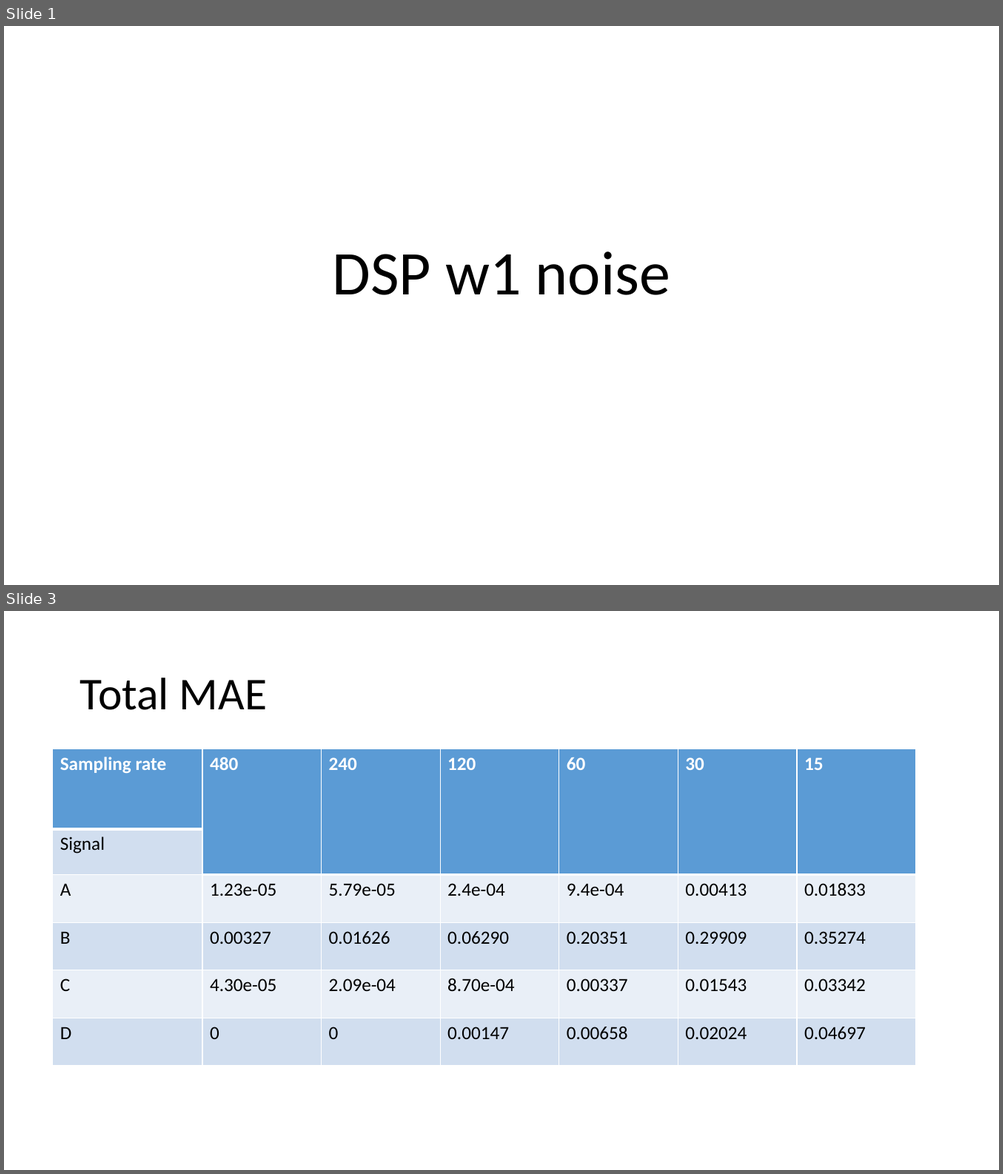
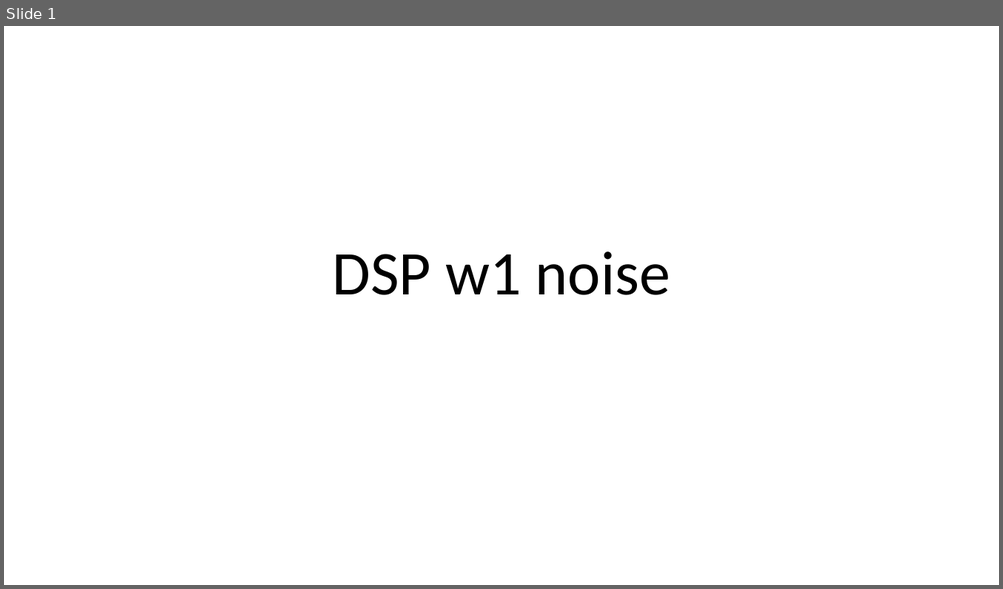
Before and after one commit to a98982323/DSP, a slide deck: Present/Presentation1_noise.pptx. Shown one above the other, each under a label of ours: slides 1 and 3 before the commit, slide 1 after it; the slides between them are not shown. The pictures are 1003x1174 and 1003x589 pixels, drawn with LibreOffice and Linux fonts; fonts in the diff are those of the drawing. Boxes give left, top, right and bottom in pixels: in the first picture for what was removed or moved away, otherwise in the second. Text is boxed around its words. In the diff, an @@ line names an element or a change of style, - is before the commit and + after.

```diff
--- a/Present/Presentation1_noise.pptx
+++ b/Present/Presentation1_noise.pptx
@@ slide 3 removed at (x1=4, y1=611, x2=999, y2=1170), background #FFFFFF @@
@@ title removed at (x1=79, y1=678, x2=267, y2=710) @@
-Total MAE
@@ table removed at (x1=53, y1=749, x2=914, y2=1066), 6 rows, 7 columns @@
-Sampling rate | 480 | 240 | 120 | 60 | 30 | 15
-Signal |  |  |  |  |  | 
-A | 1.23e-05 | 5.79e-05 | 2.4e-04 | 9.4e-04 | 0.00413 | 0.01833
-B | 0.00327 | 0.01626 | 0.06290 | 0.20351 | 0.29909 | 0.35274
-C | 4.30e-05 | 2.09e-04 | 8.70e-04 | 0.00337 | 0.01543 | 0.03342
-D | 0 | 0 | 0.00147 | 0.00658 | 0.02024 | 0.04697
```
Also in this commit, not shown: 1 slide changed, 10 slides added, 15 other slides removed, 11 other files.
